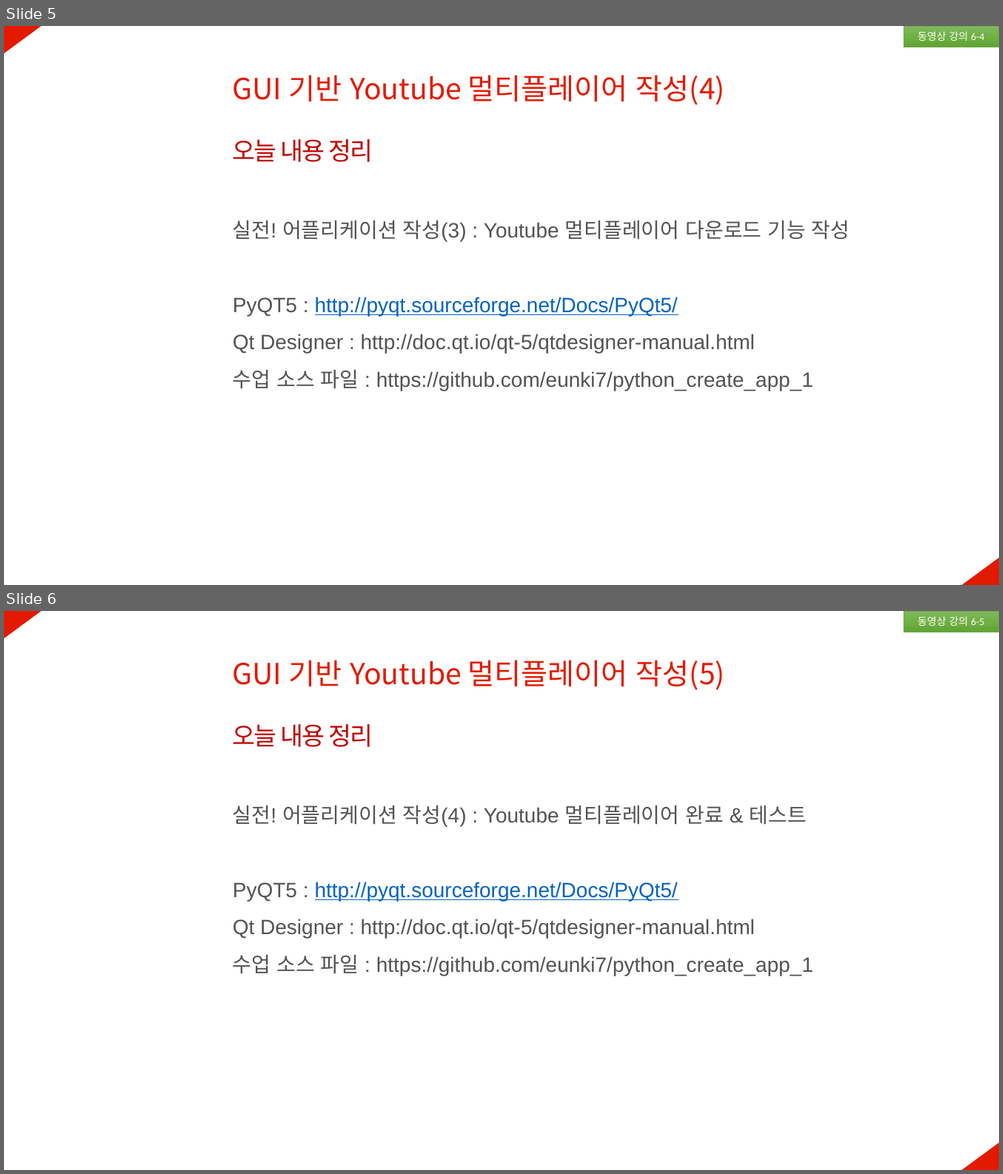
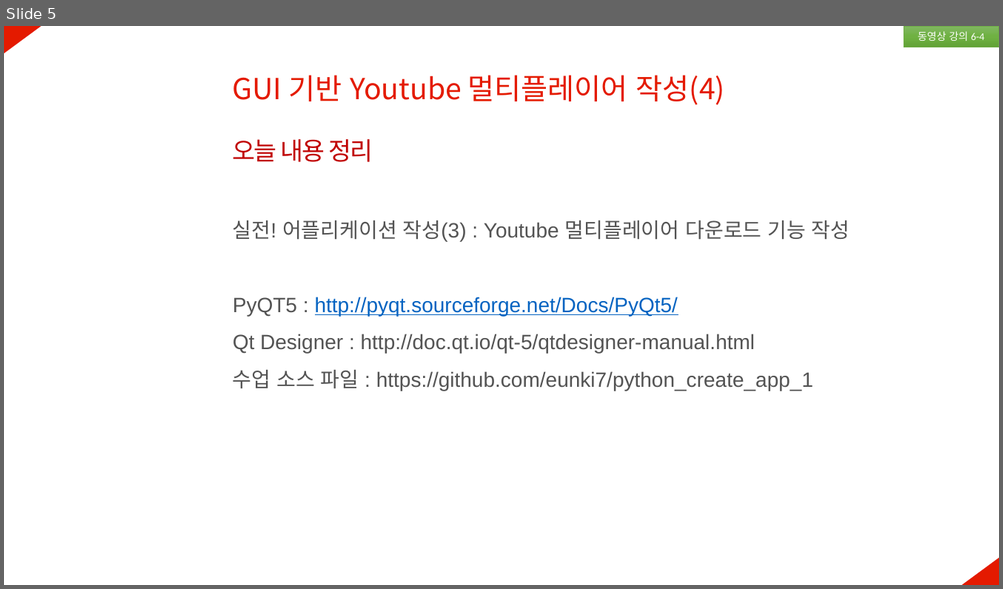
Before and after one commit to eunki7/python_create_app_1, a slide deck: section6/챕터6 강의 PPT.pptx. Shown one above the other, each under a label of ours: slides 5 and 6 before the commit, slide 5 after it. The pictures are 1003x1174 and 1003x589 pixels, drawn with LibreOffice and Linux fonts; fonts in the diff are those of the drawing. Boxes give left, top, right and bottom in pixels: in the first picture for what was removed or moved away, otherwise in the second. Text is boxed around its words. In the diff, an @@ line names an element or a change of style, - is before the commit and + after.

```diff
--- a/section6/챕터6 강의 PPT.pptx
+++ b/section6/챕터6 강의 PPT.pptx
@@ slide 6 removed at box(4, 611, 999, 1170), background #FFFFFF; not listed: 2 template elements that a slide beside it also shows @@
@@ rectangle removed at box(903, 611, 999, 632) @@
-동영상 강의 6-5
@@ text removed at box(233, 660, 725, 747) @@
-GUI 기반 Youtube 멀티플레이어 작성(5)
-오늘 내용 정리
@@ text removed at box(233, 806, 813, 976) @@
-실전! 어플리케이션 작성(4) : Youtube 멀티플레이어 완료 & 테스트
-PyQT5 : http://pyqt.sourceforge.net/Docs/PyQt5/
-Qt Designer : http://doc.qt.io/qt-5/qtdesigner-manual.html
-수업 소스 파일 : https://github.com/eunki7/python_create_app_1
```
Also in this commit, not shown: 1 slide changed.
